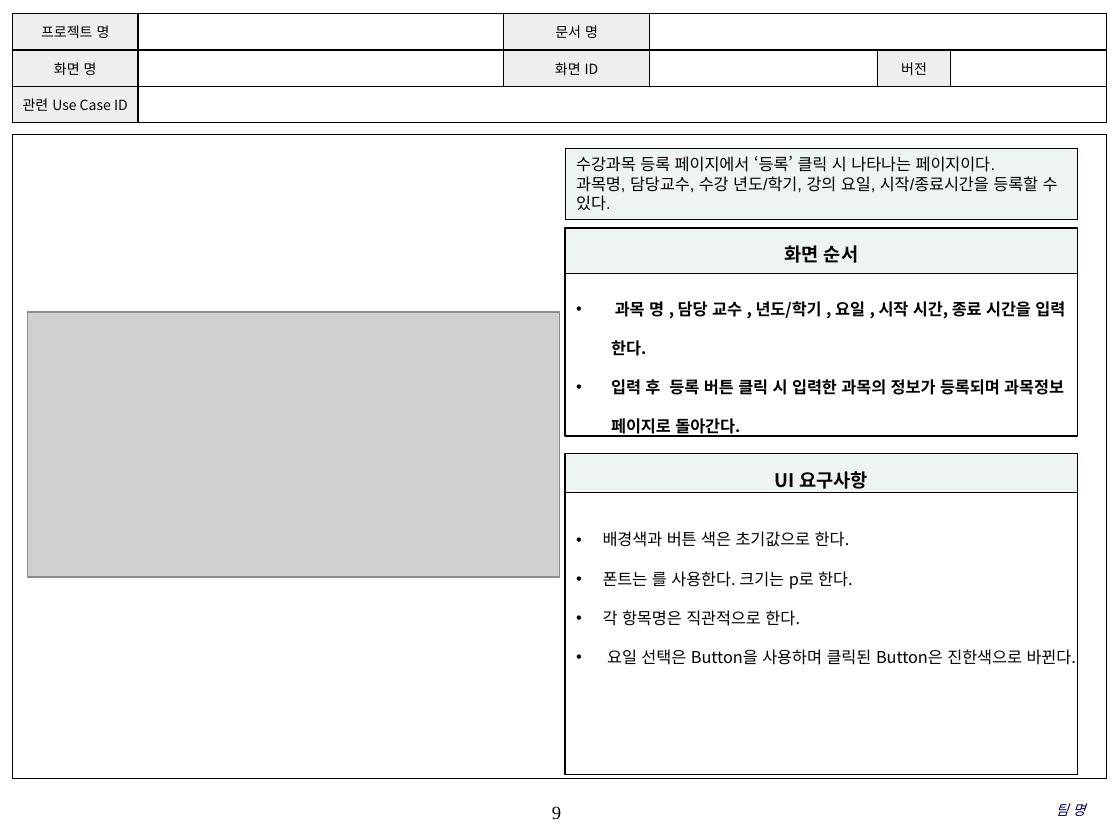
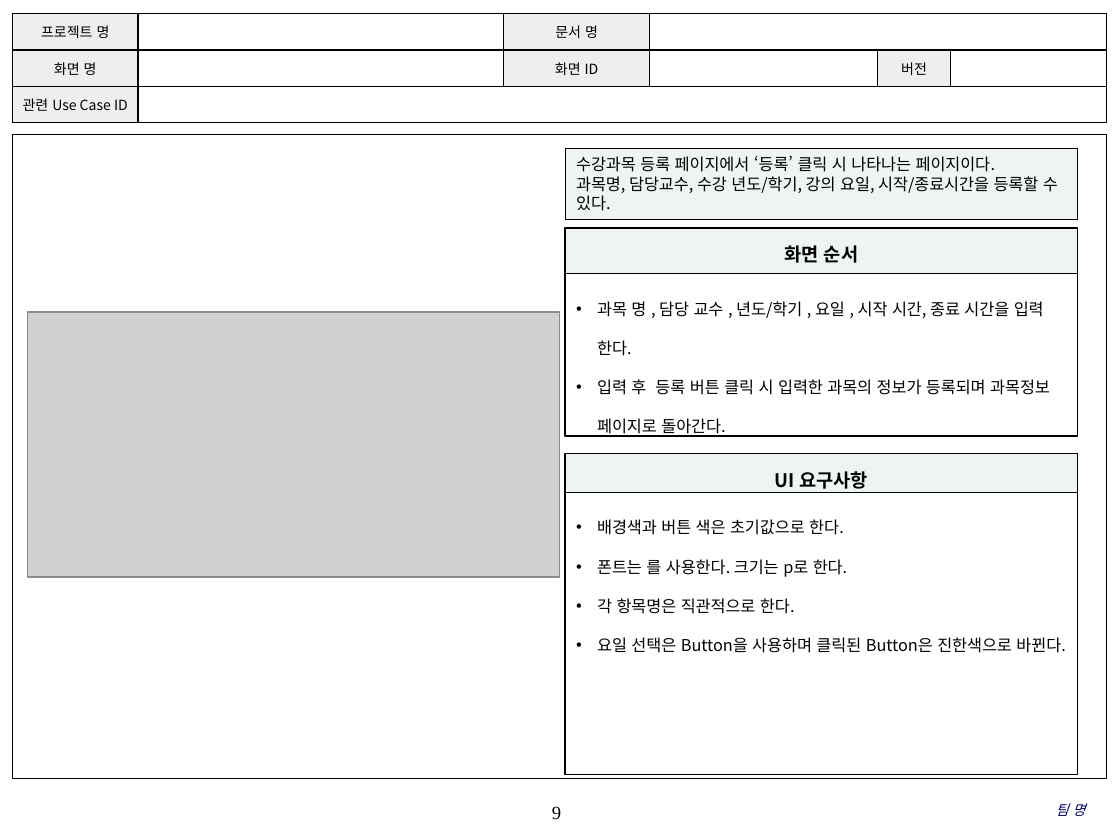
Before and after one commit to SE-admin/7, a slide deck: slide 9 of doc/3_ 설계서/UI Design Template.pptx. Drawn at 1120x840 pixels with LibreOffice and Linux fonts; fonts in the diff are those of the drawing; grey boxes stand for pictures; background and template pictures are left out. Boxes give left, top, right and bottom in pixels: in the first picture for what was removed or moved away, otherwise in the second. Text is boxed around its words. In the diff, an @@ line names an element or a change of style, - is before the commit and + after.

Commit message:
UI Design Template|doc|오타수정

```diff
--- a/doc/3_ 설계서/UI Design Template.pptx
+++ b/doc/3_ 설계서/UI Design Template.pptx
@@ rectangle "수강과목 등록 페이지에서 ‘등록’ 클릭 ..." at [566, 149, 1079, 220]: font Arial to Noto Sans CJK KR @@
@@ text "과목 명 , 담당 교수 ..." at [597, 301, 1050, 437]: bold off; indent changed @@
@@ text added at [597, 519, 1066, 653], 10.5 pt, text #000000 @@
+• 배경색과 버튼 색은 초기값으로 한다.
+• 폰트는 를 사용한다. 크기는 p로 한다.
+• 각 항목명은 직관적으로 한다.
+• 요일 선택은 Button을 사용하며 클릭된 Button은 진한색으로 바뀐다.
@@ text in rectangle at [603, 531, 1077, 665]: text removed @@
-• 배경색과 버튼 색은 초기값으로 한다.
-• 폰트는 를 사용한다. 크기는 p로 한다.
-• 각 항목명은 직관적으로 한다.
-• 요일 선택은 Button을 사용하며 클릭된 Button은 진한색으로 바뀐다.
```
Also in this commit, not shown: 8 other slides changed.
